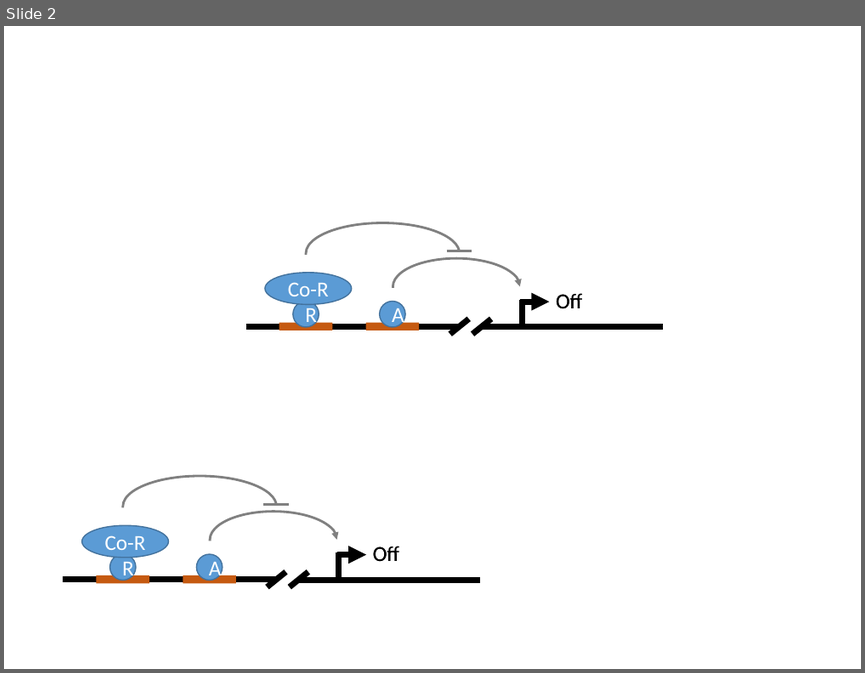
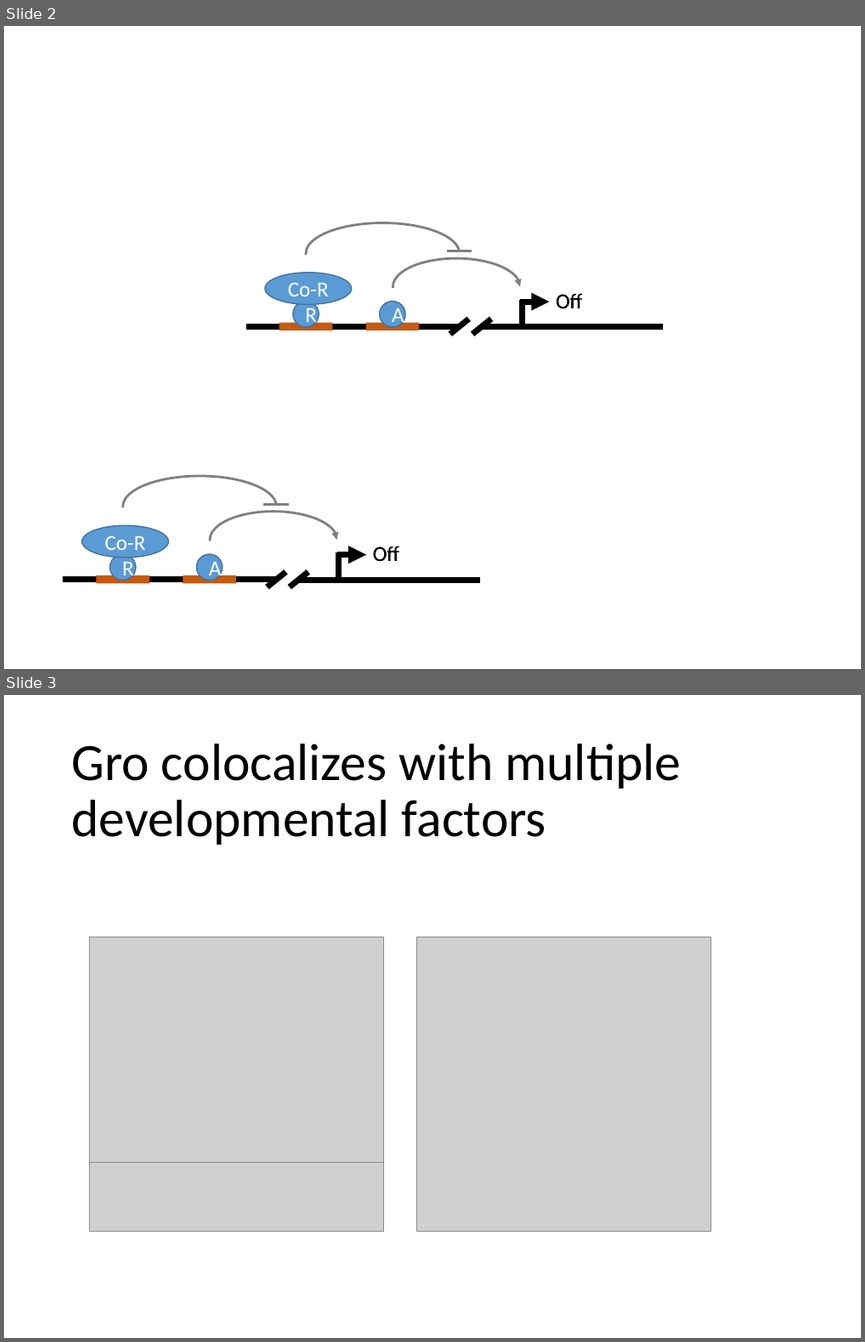
Before and after one commit to mdchambers/dissertation, a slide deck: presentations/defense_unused.pptx. Shown one above the other, each under a label of ours: slide 2 before the commit, slides 2 and 3 after it. The pictures are 865x673 and 865x1342 pixels, drawn with LibreOffice and Linux fonts; fonts in the diff are those of the drawing; grey boxes stand for pictures. Boxes give left, top, right and bottom in pixels: in the first picture for what was removed or moved away, otherwise in the second. Text is boxed around its words. In the diff, an @@ line names an element or a change of style, - is before the commit and + after.

```diff
--- a/presentations/defense_unused.pptx
+++ b/presentations/defense_unused.pptx
@@ slide 3 added at [4,695,861,1338], background #FFFFFF @@
@@ title added at [71,743,681,845], 44 pt, text #000000 @@
+Gro colocalizes with multiple developmental factors
@@ picture added at [90,936,384,1162] @@
@@ picture added at [417,936,711,1231] @@
@@ picture added at [90,1162,384,1231] @@
```
Also in this commit, not shown: 4 other slides added, 2 other files.
